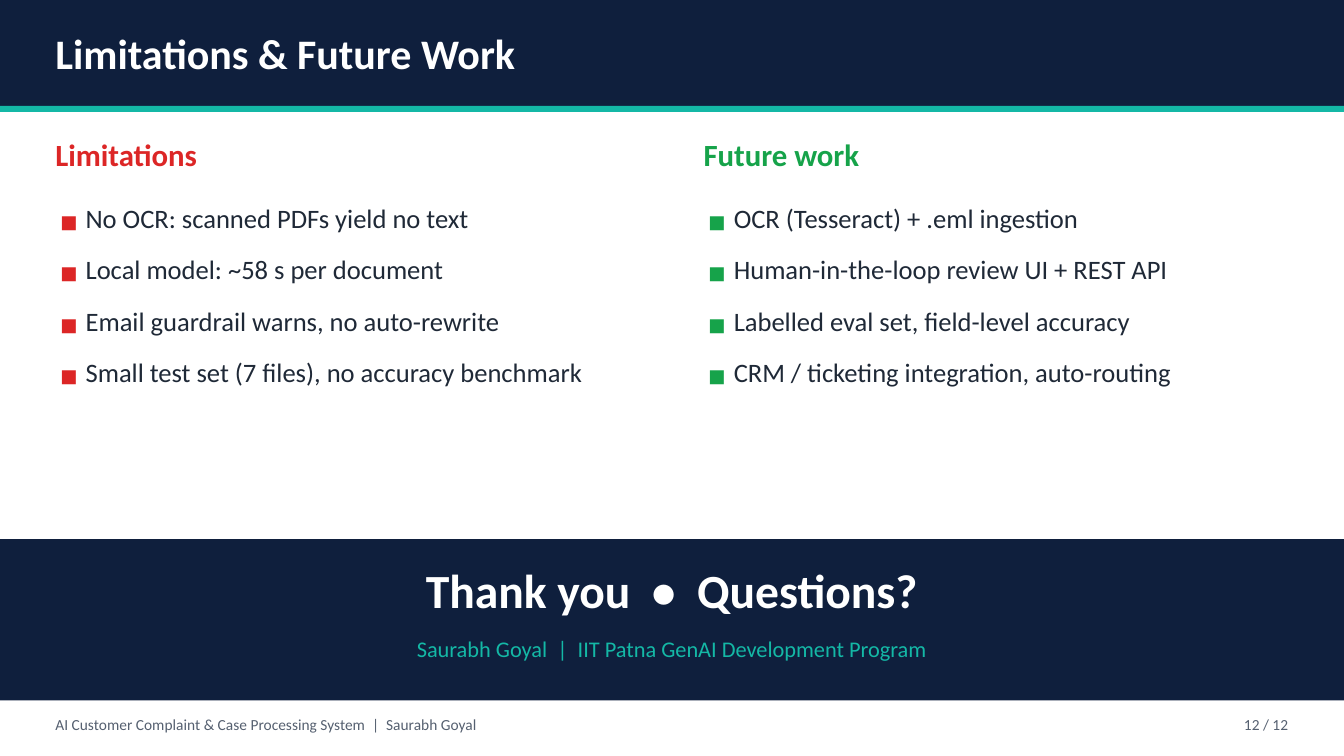
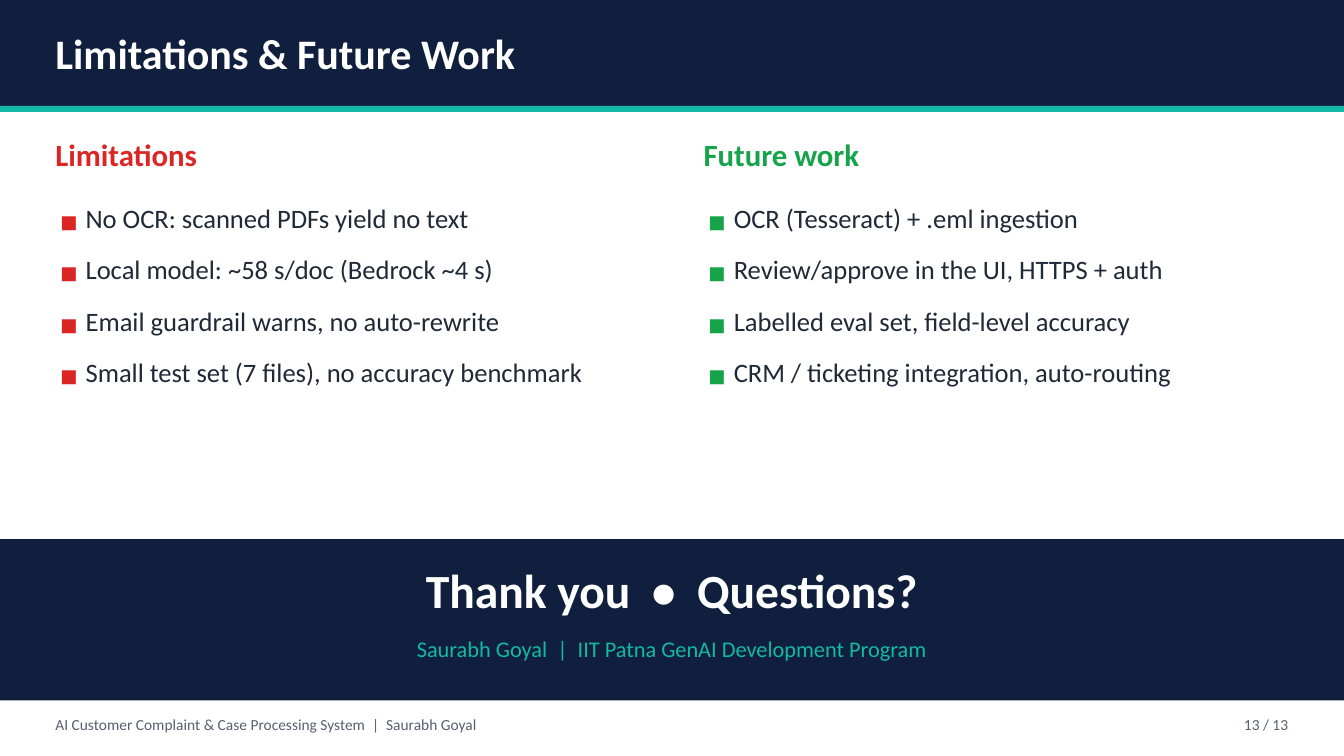
Before and after one commit to saurabhgoyal795/Capstone-Project, a slide deck: slide 13 of docs/Capstone_Presentation.pptx (slide 12 before the commit). Drawn at 1344x756 pixels with LibreOffice and Linux fonts; fonts in the diff are those of the drawing. Boxes give left, top, right and bottom in pixels: in the first picture for what was removed or moved away, otherwise in the second. Text is boxed around its words. In the diff, an @@ line names an element or a change of style, - is before the commit and + after.

Commit message:
Docs: web UI, Bedrock provider, AWS deployment and live demo URL

```diff
--- a/docs/Capstone_Presentation.pptx
+++ b/docs/Capstone_Presentation.pptx
@@ text at <box>86,259,492,283</box>: text changed @@
-■ Local model: ~58 s per document
+■ Local model: ~58 s/doc (Bedrock ~4 s)
@@ text at <box>734,260,1162,284</box>: text changed @@
-■ Human-in-the-loop review UI + REST API
+■ Review/approve in the UI, HTTPS + auth
@@ text at <box>1244,720,1288,730</box>: text changed @@
-12 / 12
+13 / 13
```
Also in this commit, not shown: 11 other slides changed, 1 slide added, 7 other files.
